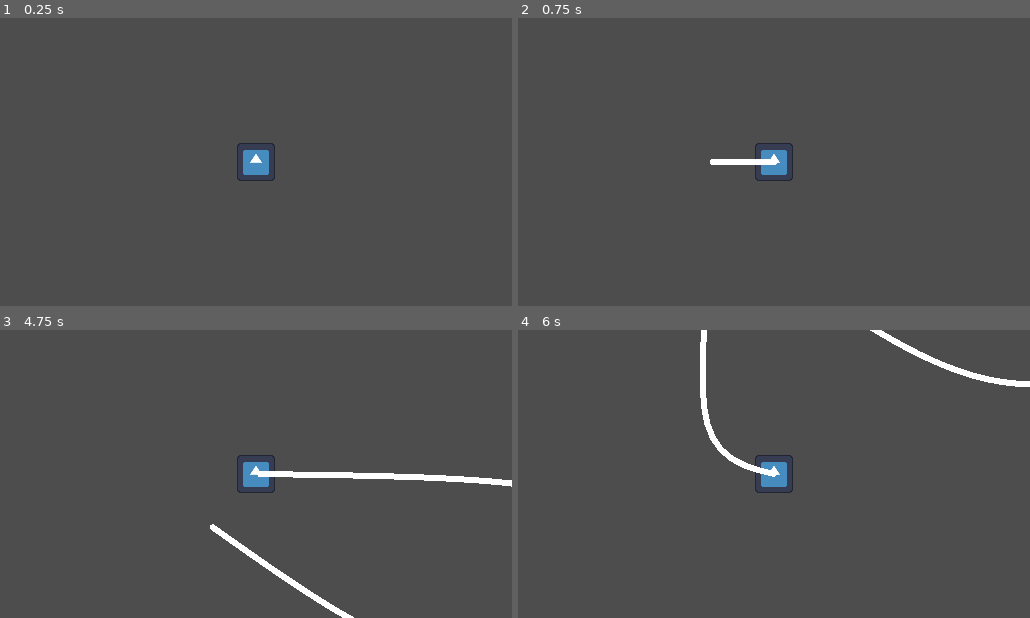
Above: before the commit, frames 1-4 (two rows, left to right).
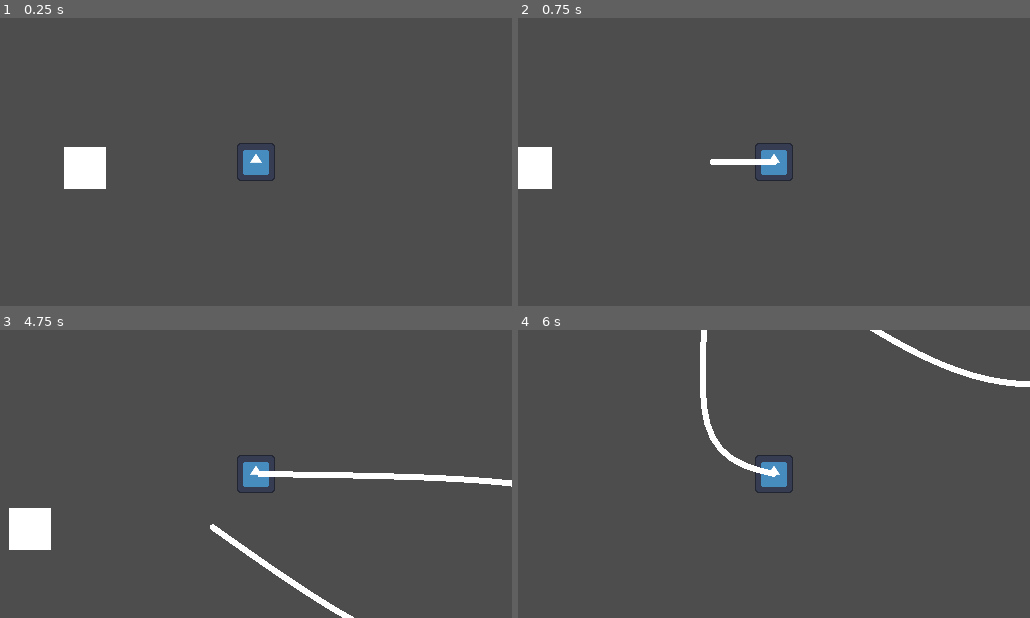
Above: after the commit, the same moments.

Repository: elementary-luke/GMTK2025
Game: Godot game, scene res://scenes/main.tscn
Two runs of this game, one before a commit and one after it. Both use one fixed random seed, a clock stepped at 60 frames per second and the inputs below. The engine's default icon, where the game draws it, is replaced by a stand-in: a white triangle on a blue panel in a dark square.
Inputs:
- Up to frame 1 (0.25 s): no input
- Up to frame 2 (0.75 s): tap Enter at 0.5 s; hold Right (right) from 0.53 s (still down); hold Space (main_action) from 0.53 s (still down)
- Up to frame 3 (4.75 s): release Right (right) at 1.28 s; release Space (main_action) at 1.28 s; hold Down (down) 1.28-2.03 s; tap Space (main_action) at 1.35, 2.85, 4.35 s; hold Right (right) 2.03-2.78 s; hold Space (main_action) 2.03-2.78 s; hold Up (up) 2.78-3.53 s; hold Space (main_action) 3.53-4.28 s; hold Left (left) from 3.53 s (still down)
- Up to frame 4 (6 s): release Left (left) at 5.03 s; hold Down (down) 5.03-5.78 s; hold Space (main_action) 5.03-5.78 s; hold Right (right) from 5.78 s (still down); tap Space (main_action) at 5.85 s

The runs differ from the first frame. In frame 1, 1.2% of the frame differs, in the area x 12-21%, y 44-60%; in frame 2, 1.0%; in frame 3, 1.2%; in frame 4, nothing differs.

Commit message:
collisions tried

Diff:
--- a/rope.gd
+++ b/rope.gd
@@ -71,15 +71,34 @@
 		seg.pos += velo
 		seg.pos.y += 0.0
 
+	resolve_collisions()
+
 	if Global.Player.moving:
 		for i in range(0, 20):
 			apply_distance_constraints()
+			resolve_collisions()
 
 		for i in range(0, 20):
 			apply_smoothing_constraints()
+			resolve_collisions()
 
 	#if (segments[-1].pos - $Player.global_position).length() > seg_len:
 		#add_segment()
+	resolve_collisions()
+
+func resolve_collisions():
+	var space_state = get_world_2d().direct_space_state
+
+	for seg in segments:
+		var query = PhysicsPointQueryParameters2D.new()
+		query.position = seg.pos
+		query.collision_mask = 1 << 2  # Replace with your wall collision layer
+
+		var result = space_state.intersect_point(query)
+		if result:
+			#var position = result.position
+			# Push the segment slightly out of the wall
+			seg.pos = seg.old_pos #position + normal * 5.0
 
 func apply_distance_constraints():
 	var first_seg = segments[0]
@@ -170,7 +189,10 @@
 	var min_dist_sq = INF
 	var min_d_index = 0
 
-	for i in range(1, segments.size() - 2):
+	for i in range(0, segments.size() - 1):
+
+		if (i == 0 || i == segments.size() - 1) && len(segments) > 2:
+			continue
 		var d = pos.distance_squared_to(segments[i].pos)
 		if d < min_dist_sq && segments[i].scissor == null:
 			min_dist_sq = d
@@ -179,6 +201,12 @@
 	return min_d_index
 
 func cut(cut_index):
+	if cut_index == segments.size() - 2 || cut_index == segments.size() - 1:
+		segments.clear()
+		Global.Player.casting_rope = false
+		$Line.clear_points()
+		return
+
 	Global.show_cut_line(segments.slice(0, cut_index + 1).map(func(x): return x.pos))
 
 	for i in range(0, cut_index + 1):
@@ -187,6 +215,8 @@
 
 		if i != cut_index:
 			segments.remove_at(0)
+		else:
+			segments[0].scissor = null
 
 	#segments = segments.slice(cut_index)
 	for i in range(0, len(segments)):
--- a/scenes/main.tscn
+++ b/scenes/main.tscn
@@ -6,6 +6,9 @@
 [ext_resource type="Script" uid="uid://eb2gj4txc8t" path="res://rope.gd" id="4_jyhfs"]
 
 [sub_resource type="RectangleShape2D" id="RectangleShape2D_0wfyh"]
+size = Vector2(14, 14)
+
+[sub_resource type="RectangleShape2D" id="RectangleShape2D_jyhfs"]
 size = Vector2(14, 14)
 
 [node name="Game" type="Node2D"]
@@ -25,6 +28,17 @@
 [node name="CollisionShape2D" type="CollisionShape2D" parent="Player"]
 shape = SubResource("RectangleShape2D_0wfyh")
 
+[node name="StaticBody2D" type="StaticBody2D" parent="."]
+position = Vector2(-57, 2)
+collision_layer = 4
+collision_mask = 0
+
+[node name="CollisionShape2D" type="CollisionShape2D" parent="StaticBody2D"]
+shape = SubResource("RectangleShape2D_jyhfs")
+
+[node name="Polygon2D" type="Polygon2D" parent="StaticBody2D"]
+polygon = PackedVector2Array(-7, -7, -7, 7, -7, 7, 7, 7, 7, -7)
+
 [node name="Rope" type="Node2D" parent="."]
 script = ExtResource("4_jyhfs")
 
@@ -41,6 +55,5 @@
 
 [node name="ScissorTimer" type="Timer" parent="."]
 wait_time = 5.0
-autostart = true
 
 [connection signal="timeout" from="ScissorTimer" to="." method="_on_scissor_timer_timeout"]
--- a/scenes/scissor.tscn
+++ b/scenes/scissor.tscn
@@ -8,7 +8,7 @@
 
 [node name="Scissor" type="CharacterBody2D" groups=["scissor"]]
 collision_layer = 2
-collision_mask = 5
+collision_mask = 6
 script = ExtResource("1_j3cs6")
 
 [node name="Sprite2D" type="Sprite2D" parent="."]
--- a/scripts/scissor.gd
+++ b/scripts/scissor.gd
@@ -8,6 +8,7 @@
 var cut_time = 4.0
 
 func _physics_process(delta: float) -> void:
+
 	var segments = Global.Rope.segments
 	if Global.Player.casting_rope:
 		if seg_index != null:
Not shown: 1 places in scenes/main.tscn that only renumber resources
Not shown, added: scenes/main.tscn25022929796.tmp
Not shown, added: scenes/main.tscn25412859910.tmp
